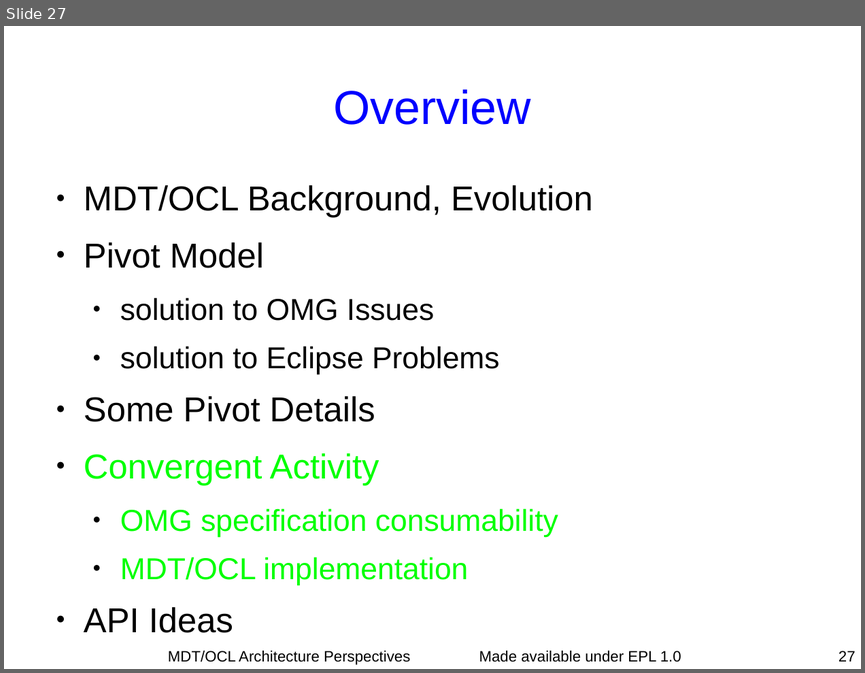
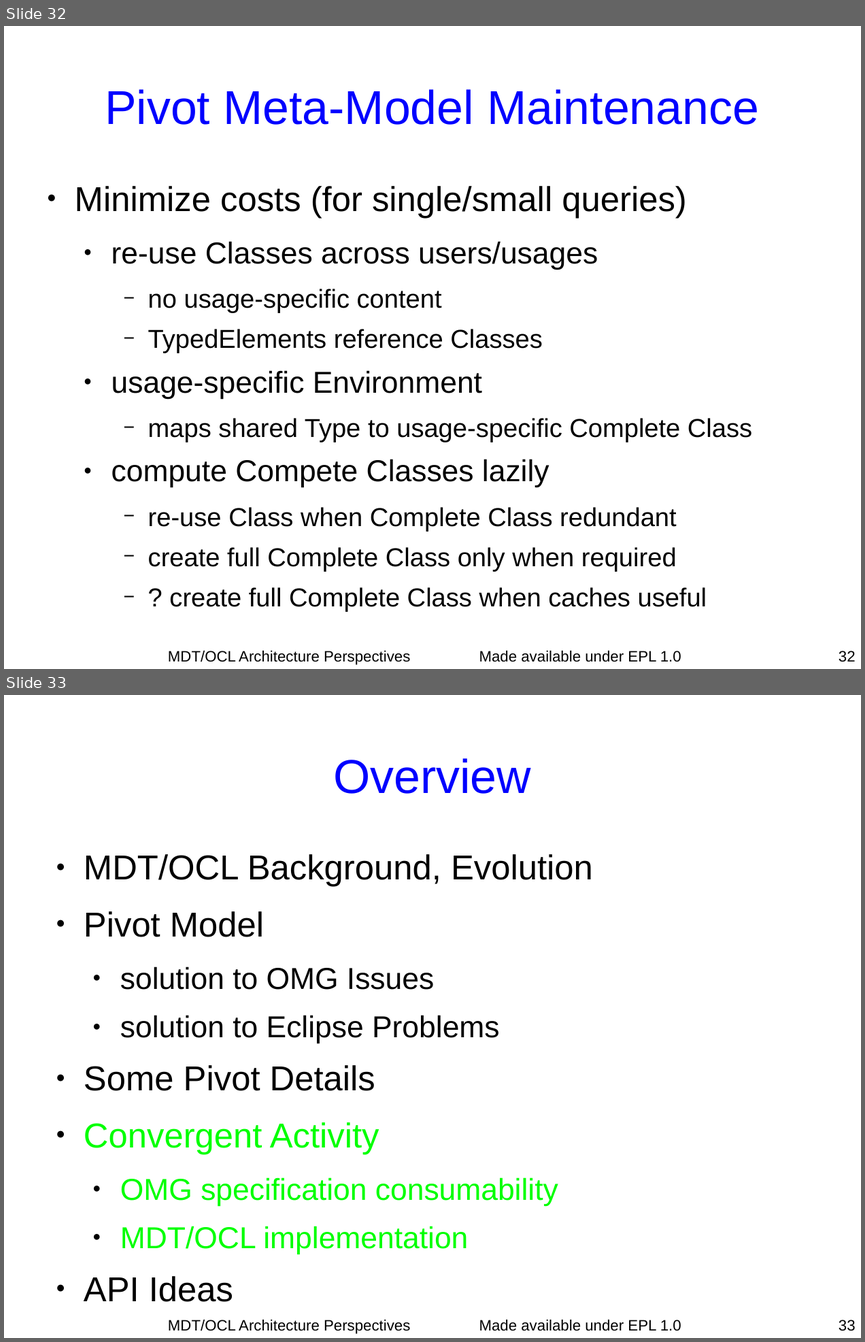
Before and after one commit to eclipse-ocl/ocl-website, a slide deck: ocl/docs/publications/Dresden2010Visit/DresdenVisit.odp. Shown one above the other, each under a label of ours: slide 27 before the commit, slides 32 and 33 after it. The pictures are 865x673 and 865x1342 pixels, drawn with LibreOffice and Linux fonts; fonts in the diff are those of the drawing. Boxes give left, top, right and bottom in pixels: in the first picture for what was removed or moved away, otherwise in the second. Text is boxed around its words. In the diff, an @@ line names an element or a change of style, - is before the commit and + after.

```diff
--- a/ocl/docs/publications/Dresden2010Visit/DresdenVisit.odp
+++ b/ocl/docs/publications/Dresden2010Visit/DresdenVisit.odp
@@ slide 32 added at [4, 26, 861, 669], background #FFFFFF; not listed: 1 template element that a slide beside it also shows @@
@@ title added at [105, 89, 759, 125], 44 pt, text #0000FF @@
+Pivot Meta-Model Maintenance
@@ text added at [75, 186, 752, 611], 24 pt, text #000000 @@
+● Minimize costs (for single/small queries)
+  ● re-use Classes across users/usages
+    − no usage-specific content
+    − TypedElements reference Classes
+  ● usage-specific Environment
+    − maps shared Type to usage-specific Complete Class
+  ● compute Compete Classes lazily
+    − re-use Class when Complete Class redundant
+    − create full Complete Class only when required
+    − ? create full Complete Class when caches useful
@@ text added at [168, 650, 410, 665], 14 pt, text #000000 @@
+MDT/OCL Architecture Perspectives
@@ page number added at [838, 650, 855, 662], 14 pt, text #000000 @@
+32
@@ what was slide 27 is now slide 33 @@
@@ page number at [838, 1319, 855, 1331]: text changed @@
-27
+33
```
Also in this commit, not shown: 12 slides changed, 8 other slides added, 2 slides removed.
